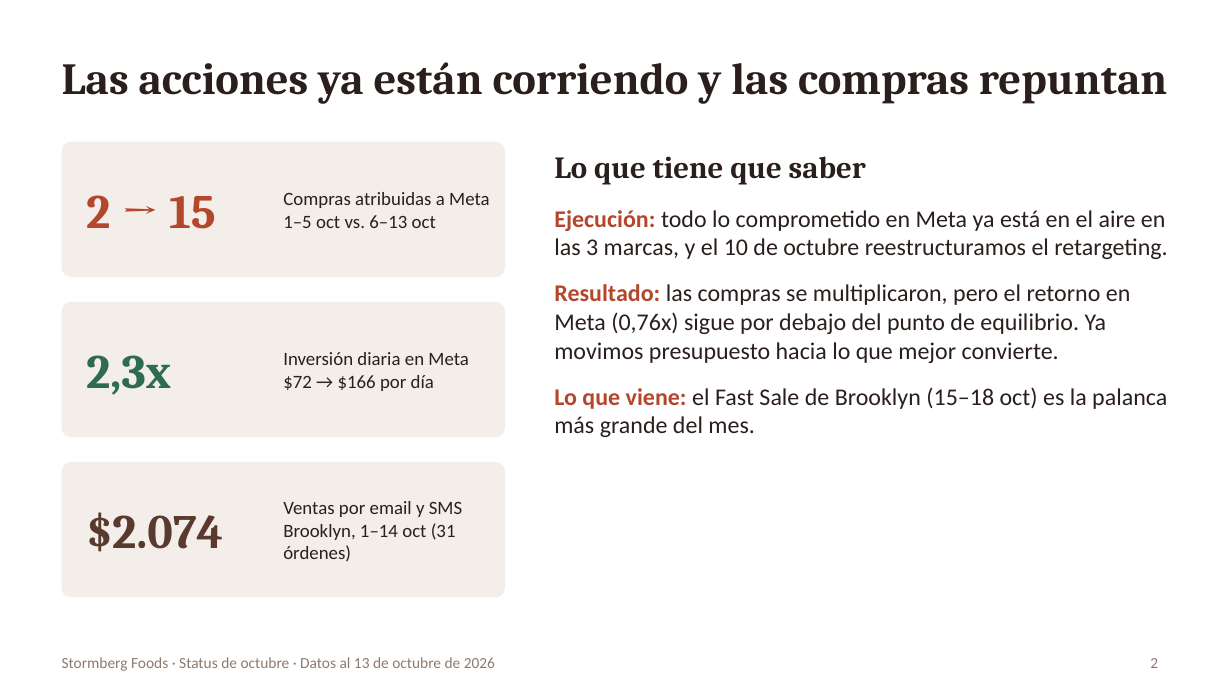
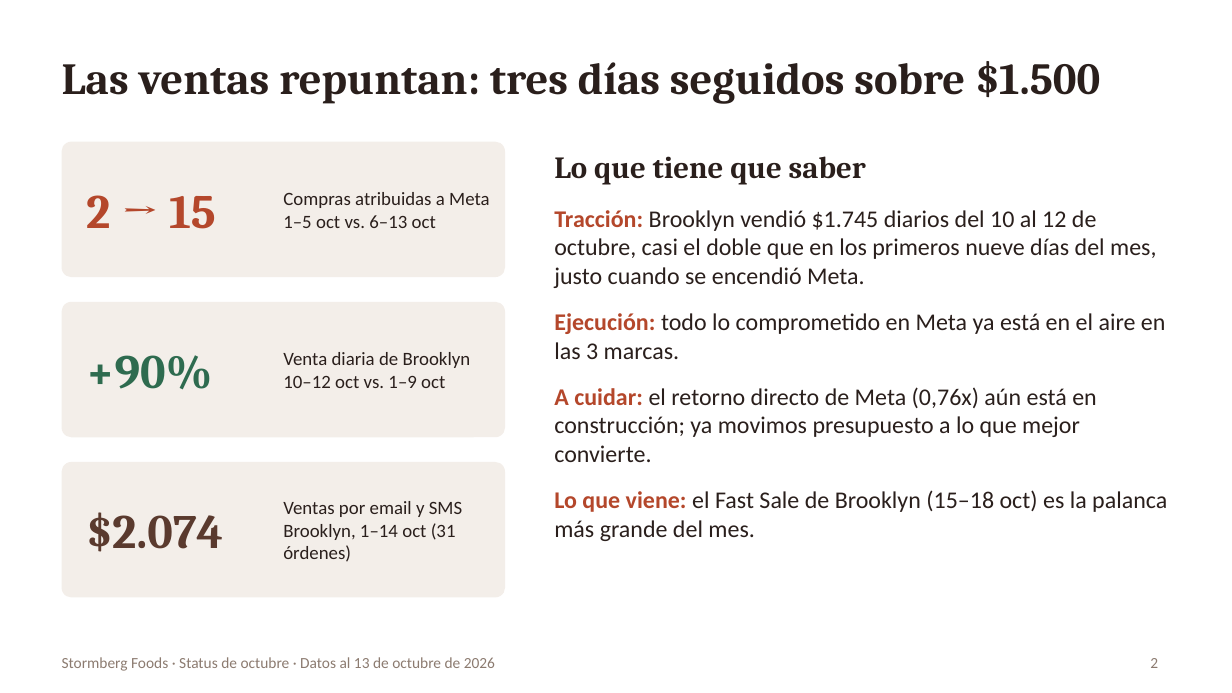
Before and after one commit to YamiCRebold/Stormberg2026, a slide deck: slide 2 of status_ceo/Stormberg_Status_CEO_Oct2026_ES.pptx. Drawn at 1232x693 pixels with LibreOffice and Linux fonts; fonts in the diff are those of the drawing. Boxes give left, top, right and bottom in pixels: in the first picture for what was removed or moved away, otherwise in the second. Text is boxed around its words. In the diff, an @@ line names an element or a change of style, - is before the commit and + after.

```diff
--- a/status_ceo/Stormberg_Status_CEO_Oct2026_ES.pptx
+++ b/status_ceo/Stormberg_Status_CEO_Oct2026_ES.pptx
@@ title at [62,61,1100,104]: text changed @@
-Las acciones ya están corriendo y las compras repuntan
+Las ventas repuntan: tres días seguidos sobre $1.500
@@ text at [554,210,1165,462]: text changed @@
-• Ejecución: todo lo comprometido en Meta ya está en el aire en las 3 marcas, y el 10 de octubre reestructuramos el retargeting.
-• Resultado: las compras se multiplicaron, pero el retorno en Meta (0,76x) sigue por debajo del punto de equilibrio. Ya movimos presupuesto hacia lo que mejor convierte.
+• Tracción: Brooklyn vendió $1.745 diarios del 10 al 12 de octubre, casi el doble que en los primeros nueve días del mes, justo cuando se encendió Meta.
+• Ejecución: todo lo comprometido en Meta ya está en el aire en las 3 marcas.
+• A cuidar: el retorno directo de Meta (0,76x) aún está en construcción; ya movimos presupuesto a lo que mejor convierte.
@@ text at [86,355,212,390]: text changed @@
-2,3x
++90%
@@ text at [283,352,471,388]: text changed @@
-Inversión diaria en Meta
-$72 → $166 por día
+Venta diaria de Brooklyn
+10–12 oct vs. 1–9 oct
```
Also in this commit, not shown: 3 other slides changed, 1 slide added, 1 other file.
